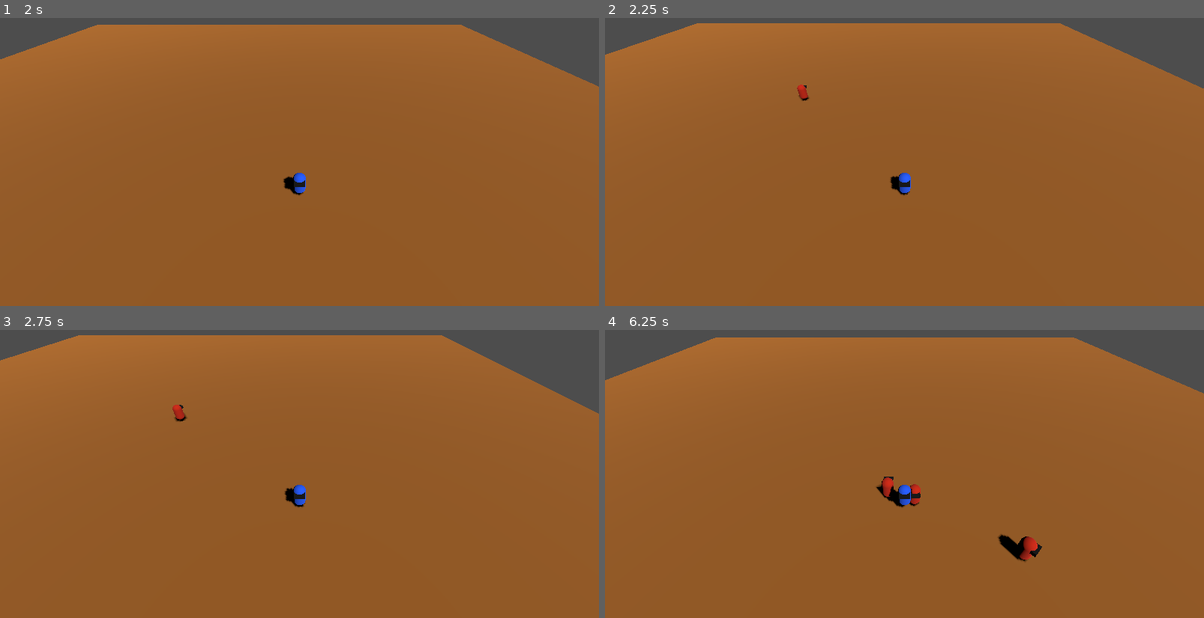
Above: before the commit, frames 1-4 (two rows, left to right).
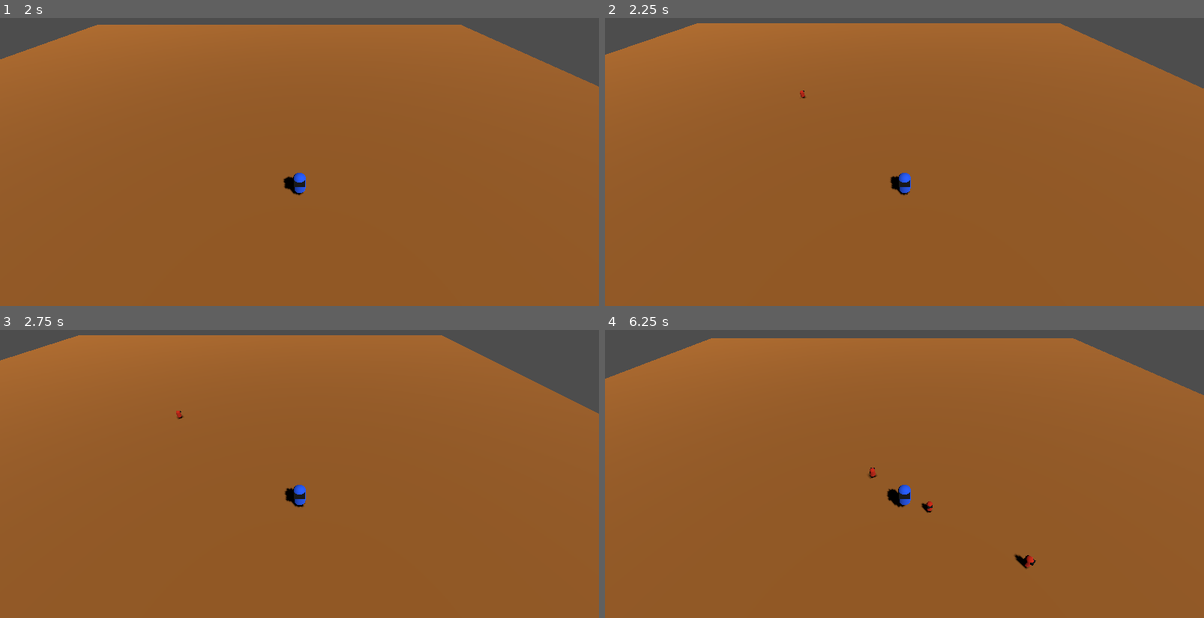
Above: after the commit, the same moments.

Repository: YUChoe/roguelike.io.v1
Game: Godot game, scene res://floor.tscn
The game is run twice, just before and just after one commit, with the same random seed, the same clock (stepped at 60 frames per second) and the same inputs.
Inputs:
- Up to frame 1 (2 s): tap Enter (ui_accept) at 0.5, 0.77, 1.52 s; hold Right (ui_right) 0.53-1.28 s; hold Down (ui_down) from 1.28 s (still down)
- Up to frame 2 (2.25 s): release Down (ui_down) at 2.03 s; hold Right (ui_right) from 2.03 s (still down)
- Up to frame 3 (2.75 s): keep holding Right (ui_right)
- Up to frame 4 (6.25 s): release Right (ui_right) at 2.78 s; hold Up (ui_up) 2.78-3.53 s; tap Enter (ui_accept) at 3.02, 3.77, 4.52, 6.02 s; hold Left (ui_left) 3.53-5.03 s; hold Down (ui_down) 5.03-5.78 s; hold Right (ui_right) from 5.78 s (still down)

Frame 1 is identical in both runs. In frame 2, less than 0.1% of the frame differs, in the area x 32-35%, y 23-29%; in frame 3, less than 0.1%; in frame 4, 1.2%, in the area x 0-100%, y 2-84%.

Commit message:
Enemy default size mini

Diff:
--- a/Enemy.gd
+++ b/Enemy.gd
@@ -30,6 +30,7 @@
 	PL = player
 	look_at_from_position(start_position, PL.position, Vector3.UP)
 	rotate_y(randf_range(-PI / 4, PI / 4))
+	scale = Vector3(0.5, 0.5, 0.5)
 
 func hit():
 	# TODO: by who, damage etc
